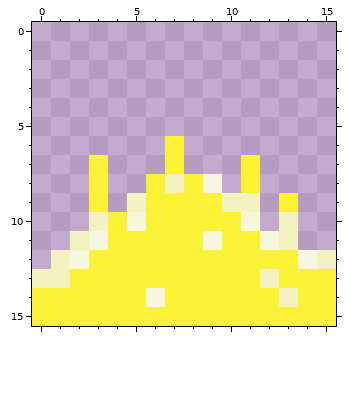
Pixel-art sprite: sprites/spr_money/layers/5e055a76-b156-446b-a44f-4906b2db9d43/d4bf3a3e-054b-4b55-a1f9-8d973fc8f91d.png. Above, as it was before the edit.
The file is 16x16 pixels.
The result:
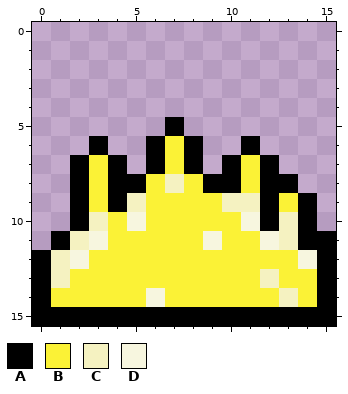
Palette (. is transparent): A #000000  B #fbf236  C #f5f2c1  D #f7f6df
What changed:
y 5: x 7 . -> A
y 6: x 3 . -> A; x 6 . -> A; x 8 . -> A; x 11 . -> A
y 7: x 2 . -> A; x 4 . -> A; x 6 . -> A; x 8 . -> A; x 10 . -> A; x 12 . -> A
y 8: x 2 . -> A; x 4..5 .. -> AA; x 9..10 D. -> AA; x 12..13 .. -> AA
y 9: x 2 . -> A; x 4 . -> A; x 12 . -> A; x 14 . -> A
y 10: x 2 . -> A; x 12 . -> A; x 14 . -> A
y 11: x 1 . -> A; x 14..15 .. -> AA
y 12: x 0 . -> A; x 15 C -> A
y 13: x 0 C -> A; x 15 B -> A
y 14: x 0 B -> A; x 15 B -> A
y 15: x 0..15 BBBBBBBBBBBBBBBB -> AAAAAAAAAAAAAAAA
